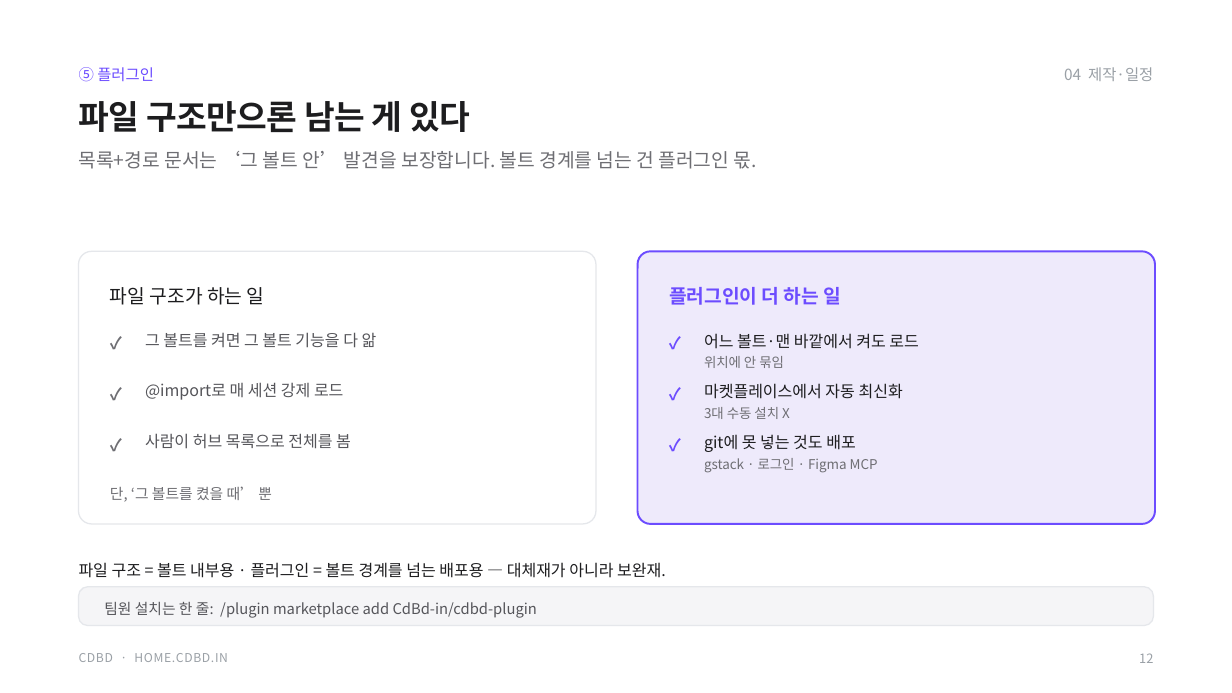
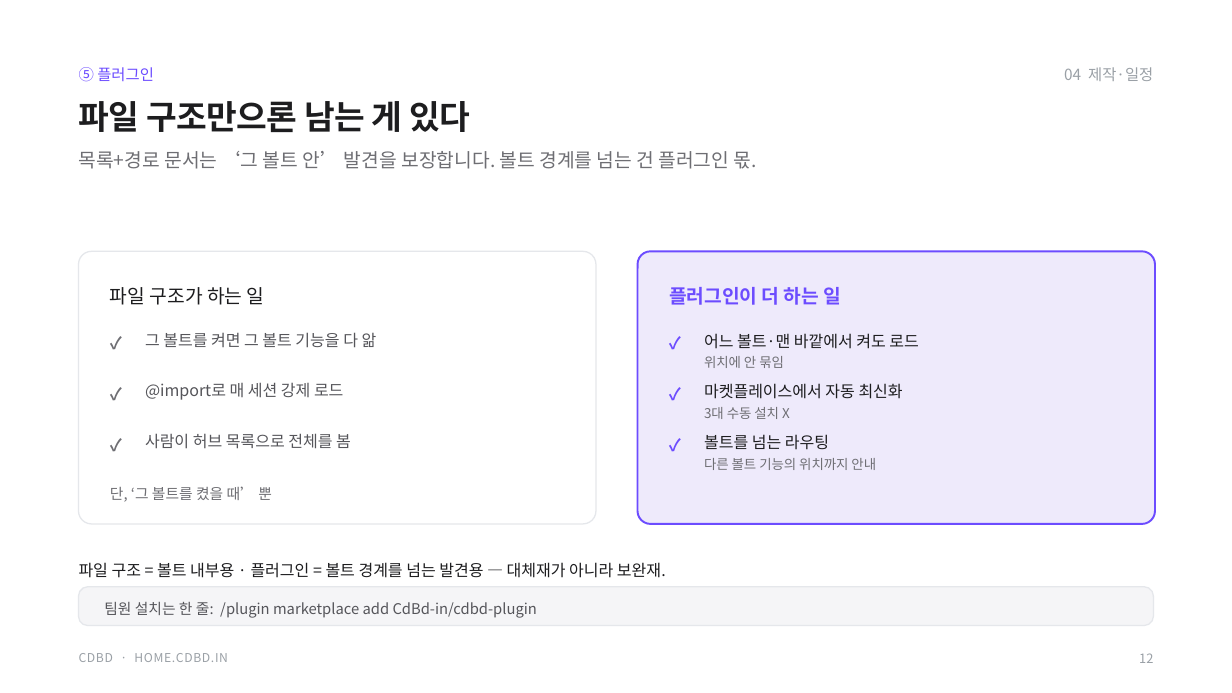
Before and after one commit to CdBd-in/design, a slide deck: slide 13 of CdBd 기능 문서 구조 설계.pptx. Drawn at 1232x693 pixels with LibreOffice and Linux fonts; fonts in the diff are those of the drawing. Boxes give left, top, right and bottom in pixels: in the first picture for what was removed or moved away, otherwise in the second. Text is boxed around its words. In the diff, an @@ line names an element or a change of style, - is before the commit and + after.

```diff
--- a/CdBd 기능 문서 구조 설계.pptx
+++ b/CdBd 기능 문서 구조 설계.pptx
@@ text at (704, 434, 829, 450): text changed @@
-git에 못 넣는 것도 배포
+볼트를 넘는 라우팅
@@ text at (704, 458, 876, 470): text changed @@
-gstack · 로그인 · Figma MCP
+다른 볼트 기능의 위치까지 안내
@@ text at (79, 562, 666, 578): text changed @@
-파일 구조 = 볼트 내부용 · 플러그인 = 볼트 경계를 넘는 배포용 — 대체재가 아니라 보완재.
+파일 구조 = 볼트 내부용 · 플러그인 = 볼트 경계를 넘는 발견용 — 대체재가 아니라 보완재.
```
Also in this commit, not shown: 2 other slides changed, 1 other file.
